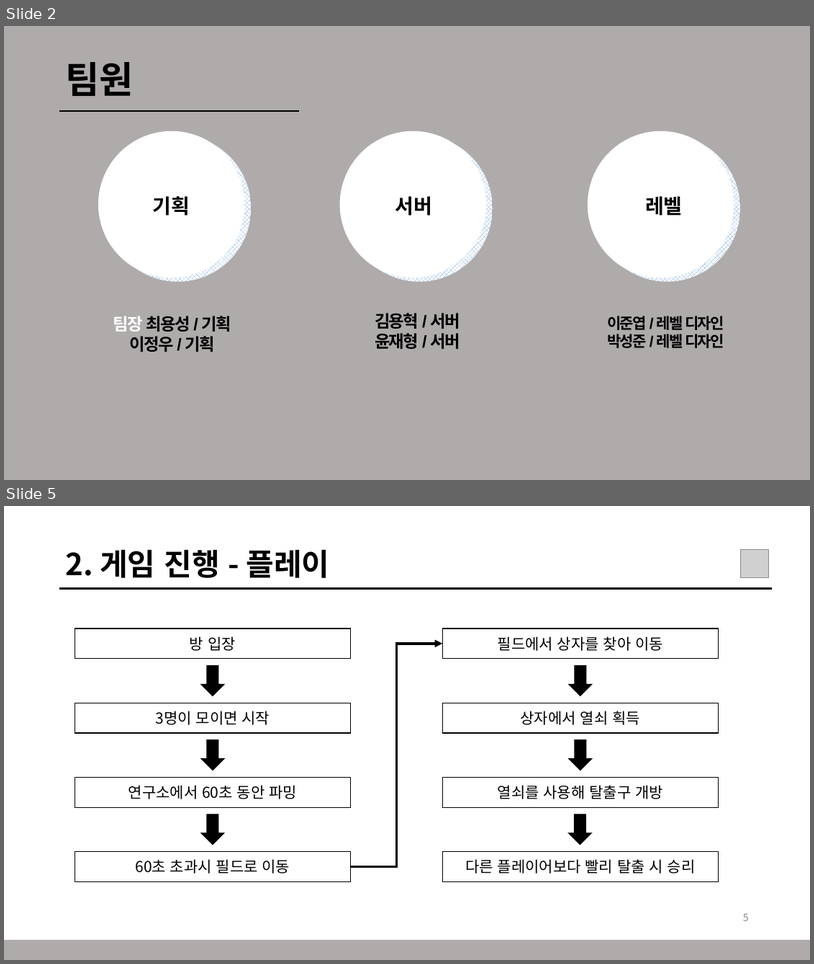
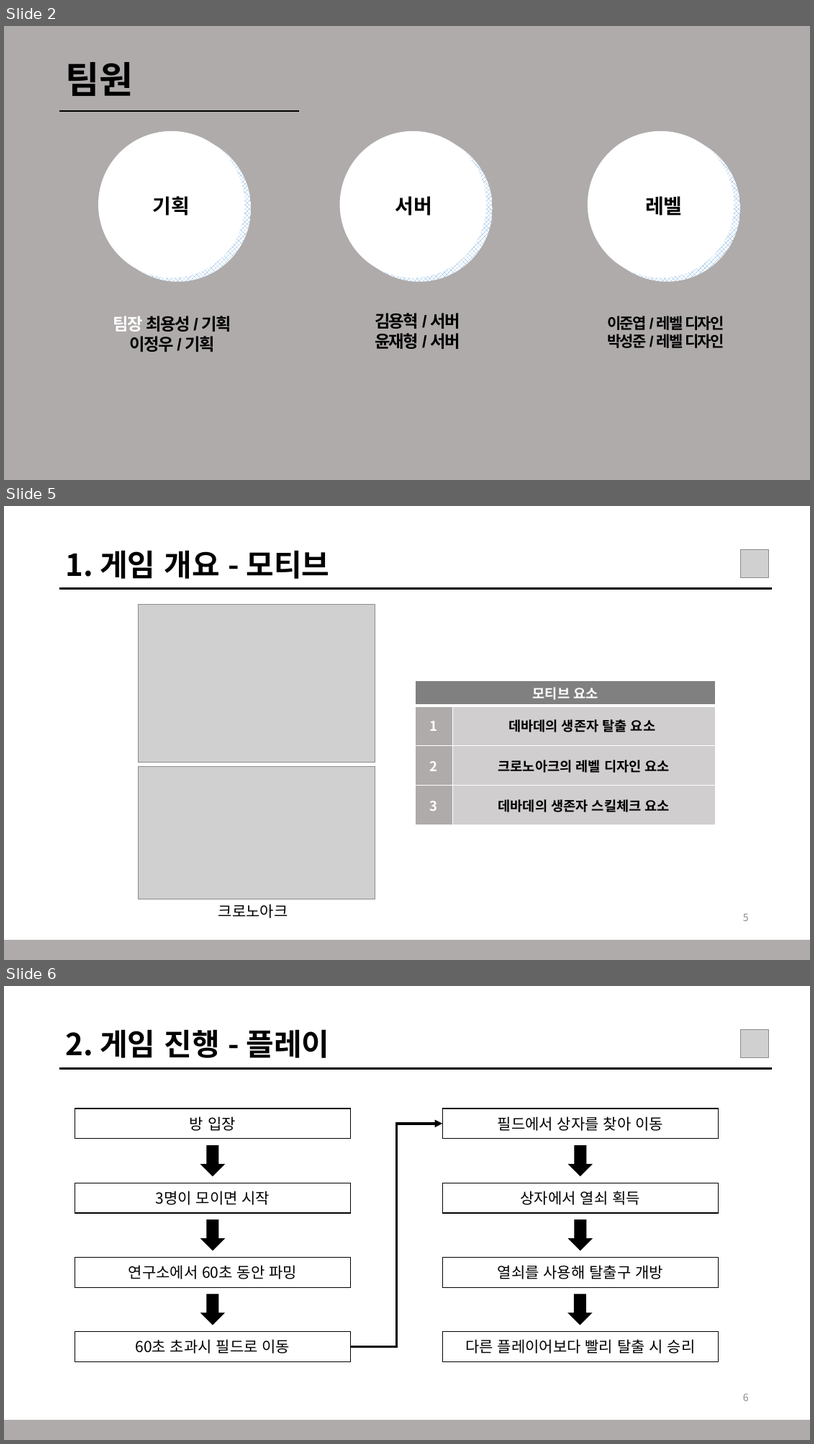
Before and after one commit to TRASHES0/MAFIA_60SECs, a slide deck: 기획/Trashes_메인기획서.pptx. Shown one above the other, each under a label of ours: slides 2 and 5 before the commit, slides 2, 5 and 6 after it; the slides between them are not shown. The pictures are 814x964 and 814x1444 pixels, drawn with LibreOffice and Linux fonts; fonts in the diff are those of the drawing; grey boxes stand for pictures; background and template pictures are left out. Boxes give left, top, right and bottom in pixels: in the first picture for what was removed or moved away, otherwise in the second. Text is boxed around its words. In the diff, an @@ line names an element or a change of style, - is before the commit and + after.

```diff
--- a/기획/Trashes_메인기획서.pptx
+++ b/기획/Trashes_메인기획서.pptx
@@ slide 5 added at (x1=4, y1=506, x2=810, y2=960), background #FFFFFF @@
@@ title added at (x1=65, y1=550, x2=329, y2=579), 36 pt, text #000000, bold @@
+1. 게임 개요 - 모티브
@@ picture added at (x1=741, y1=549, x2=769, y2=577) @@
@@ line added from (59, 588) to (772, 588), #000000 2.25 pt @@
@@ picture added at (x1=138, y1=604, x2=375, y2=762) @@
@@ table added at (x1=416, y1=681, x2=716, y2=825), 4 rows, 2 columns @@
+모티브 요소 | 
+1 | 데바데의 생존자 탈출 요소
+2 | 크로노아크의 레벨 디자인 요소
+3 | 데바데의 생존자 스킬체크 요소
@@ picture added at (x1=138, y1=766, x2=375, y2=899) @@
@@ text added at (x1=219, y1=903, x2=288, y2=918), 18 pt, text #000000 @@
+크로노아크
@@ page number added at (x1=743, y1=914, x2=749, y2=921), 12 pt, text #8C8C8C @@
+5
@@ rectangle added at (x1=4, y1=940, x2=810, y2=960), fill #AFABAB, outline #AFABAB 1 pt @@
@@ what was slide 5 is now slide 6 @@
@@ page number at (x1=743, y1=1393, x2=749, y2=1401): text changed @@
-5
+6
```
Also in this commit, not shown: 4 slides changed.
